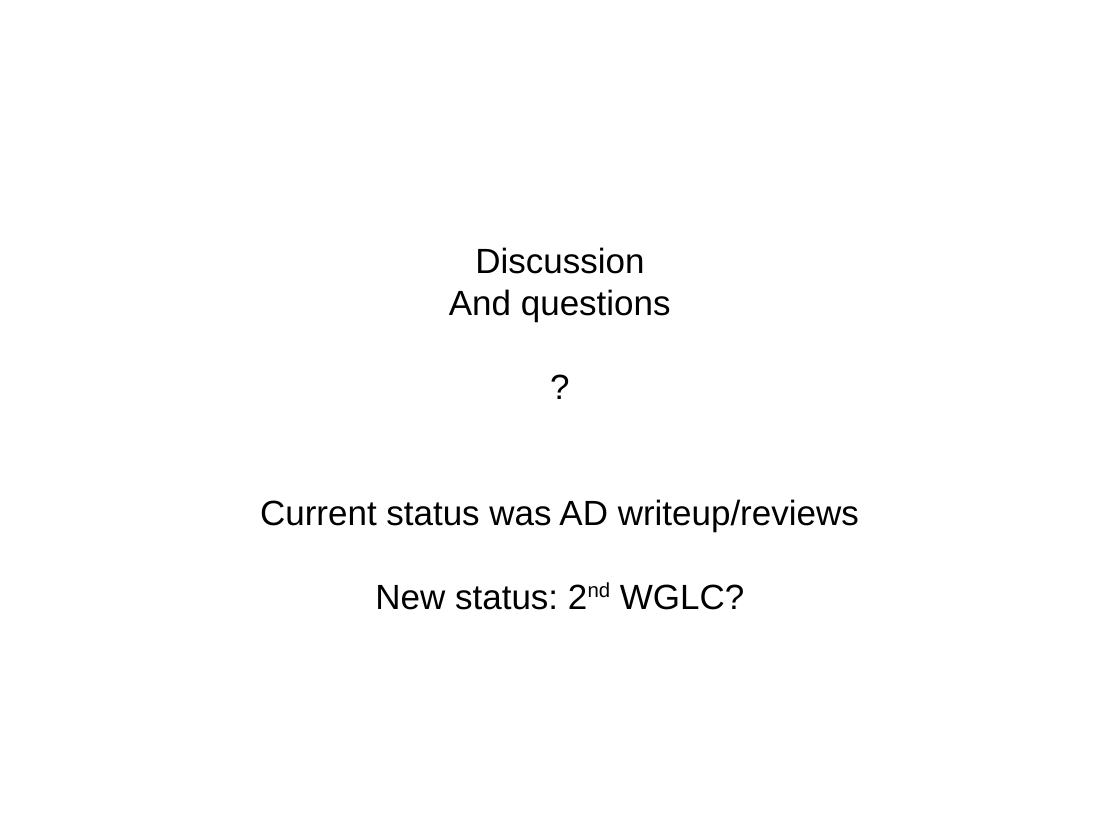
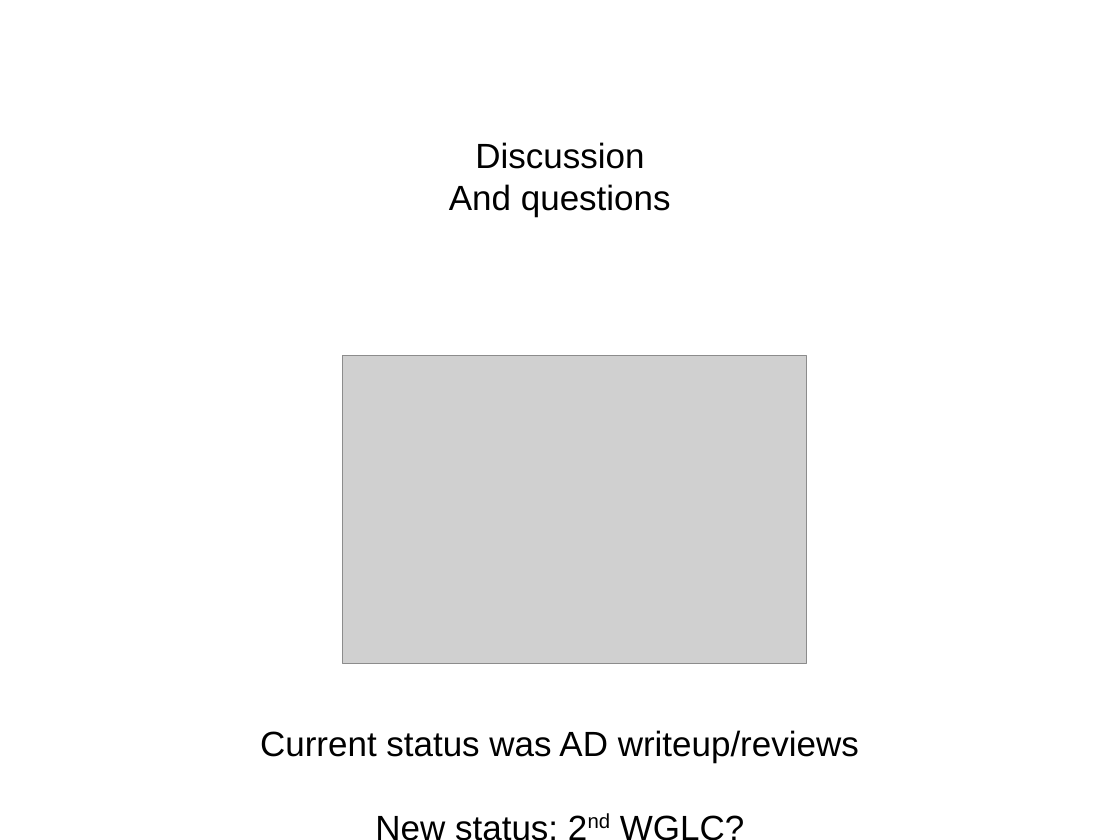
Before and after one commit to anima-wg/constrained-join-proxy, a slide deck: slide 9 of presentations/ietf114-constrained-proxy.odp (slide 7 before the commit). Drawn at 1120x840 pixels with LibreOffice and Linux fonts; fonts in the diff are those of the drawing; grey boxes stand for pictures. Boxes give left, top, right and bottom in pixels: in the first picture for what was removed or moved away, otherwise in the second. Text is boxed around its words. In the diff, an @@ line names an element or a change of style, - is before the commit and + after.

```diff
--- a/presentations/ietf114-constrained-proxy.odp
+++ b/presentations/ietf114-constrained-proxy.odp
@@ text at bbox=[260, 142, 859, 763]: paragraph removed @@
-?
@@ picture added at bbox=[343, 355, 807, 663] @@
```
Also in this commit, not shown: 1 other slide changed, 2 slides added, 1 other file.
